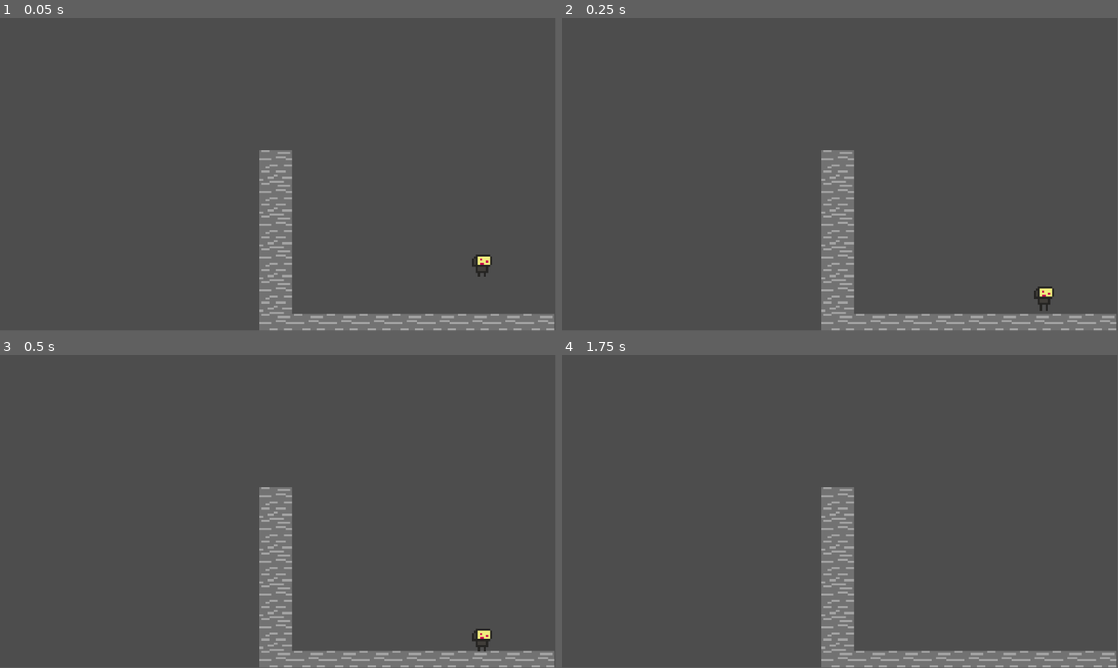
Above: before the commit, frames 1-4 (two rows, left to right).
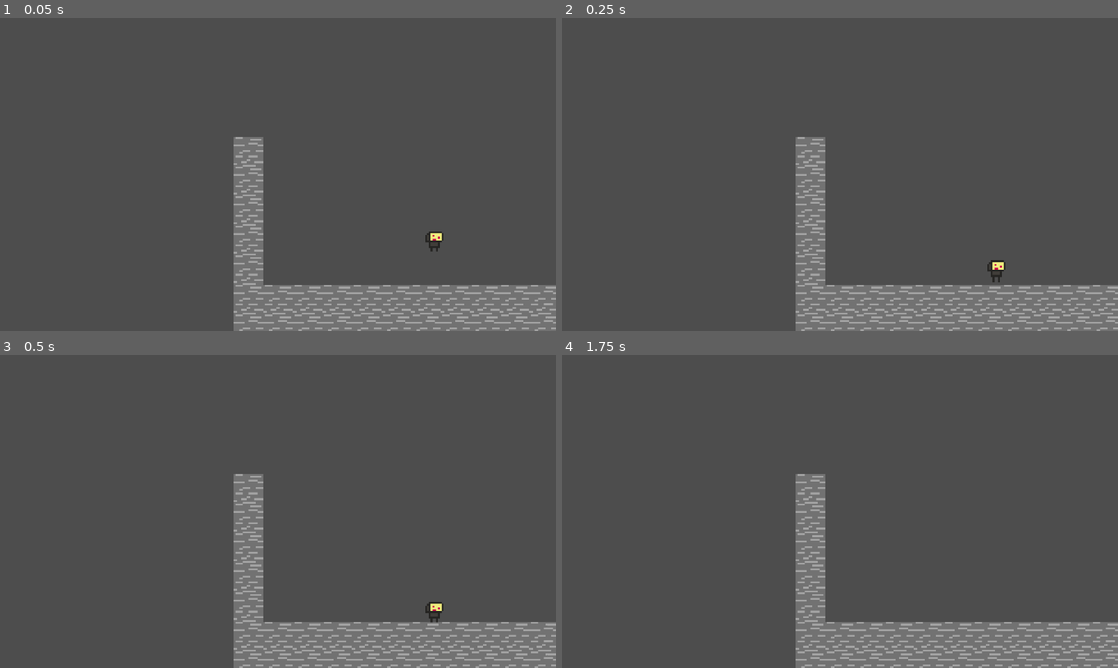
Above: after the commit, the same moments.

Repository: arcality/Built-to-Scale-GMTK-2024
Game: Godot game, scene res://scenes/main.tscn
Same seed, same stepped clock (60 frames per second), same inputs: the game is played once before the commit and once after it. The engine's default icon, where the game draws it, is replaced by a stand-in: a white triangle on a blue panel in a dark square.
Inputs (mouse positions are in pixels of both pictures, inside the frame that each line leads up to):
- Up to frame 1 (0.05 s): no input
- Up to frame 2 (0.25 s): no input
- Up to frame 3 (0.5 s): no input
- Up to frame 4 (1.75 s): move the mouse to (962, 495) at 0.52 s; hold D (move_right) from 0.53 s (still down); tap E (edit) at 0.6 s; click (962, 495) at 0.67 s; tap Space (jump) at 0.77, 1.52 s; move the mouse to (728, 527) at 1.27 s; click (728, 527) at 1.35 s
In our replay, the window is 799x449 before the commit and 800x450 after it. These sizes can differ from the game's own. Grey fills any space a smaller window leaves; there, only what the larger window draws over its background counts as a difference.

The runs differ from the first frame. In frame 1, 11% of the frame differs, in the area x 42-100%, y 38-100%; in frame 2, 11%; in frame 3, 11%; in frame 4, 11%.

Commit message:
changed window size

Diff:
--- a/project.godot
+++ b/project.godot
@@ -14,6 +14,11 @@
 run/main_scene="res://scenes/main.tscn"
 config/features=PackedStringArray("4.2", "GL Compatibility")
 config/icon="res://assets/sprites/icon.svg"
+
+[display]
+
+window/size/viewport_width=1280
+window/size/viewport_height=720
 
 [dotnet]
 
--- a/scenes/levels/level_one.tscn
+++ b/scenes/levels/level_one.tscn
@@ -112,4 +112,4 @@
 tile_set = SubResource("TileSet_f3q0e")
 rendering_quadrant_size = 8
 format = 2
-layer_0/tile_data = PackedInt32Array(0, 0, 0, 65536, 0, 1, 1 …(819 unchanged characters)… 0, 1, 655377, 65536, 0, 720913, 65536, 1)
+layer_0/tile_data = PackedInt32Array(0, 0, 0, 65536, 0, 1, 1 …(819 unchanged characters)… 0, 1, 655377, 65536, 0, 720913, 65536, 1, 786432, 0, 0, 851968, 0, 1, 786433, 65536, 0, 851969, 65536, 1, 786434, 0, 0, 851970, 0, 1, 786435, 65536, 0, 851971, 65536, 1, 786436, 0, 0, 851972, 0, 1, 786437, 65536, 0, 851973, 65536, 1, 786438, 0, 0, 851974, 0, 1, 786439, 65536, 0, 851975, 65536, 1, 786440, 0, 0, 851976, 0, 1, 786441, 65536, 0, 851977, 65536, 1, 786442, 0, 0, 851978, 0, 1, 786443, 65536, 0, 851979, 65536, 1, 786444, 0, 0, 851980, 0, 1, 786445, 65536, 0, 851981, 65536, 1, 786446, 0, 0, 851982, 0, 1, 786447, 65536, 0, 851983, 65536, 1, 786448, 0, 0, 851984, 0, 1, 786449, 65536, 0, 851985, 65536, 1, 786450, 0, 0, 851986, 0, 1, 786451, 65536, 0, 851987, 65536, 1, 786452, 0, 0, 851988, 0, 1, 786453, 65536, 0, 851989, 65536, 1, 655378, 0, 0, 720914, 0, 1, 655379, 65536, 0, 720915, 65536, 1, 655380, 0, 0, 720916, 0, 1, 655381, 65536, 0, 720917, 65536, 1)
